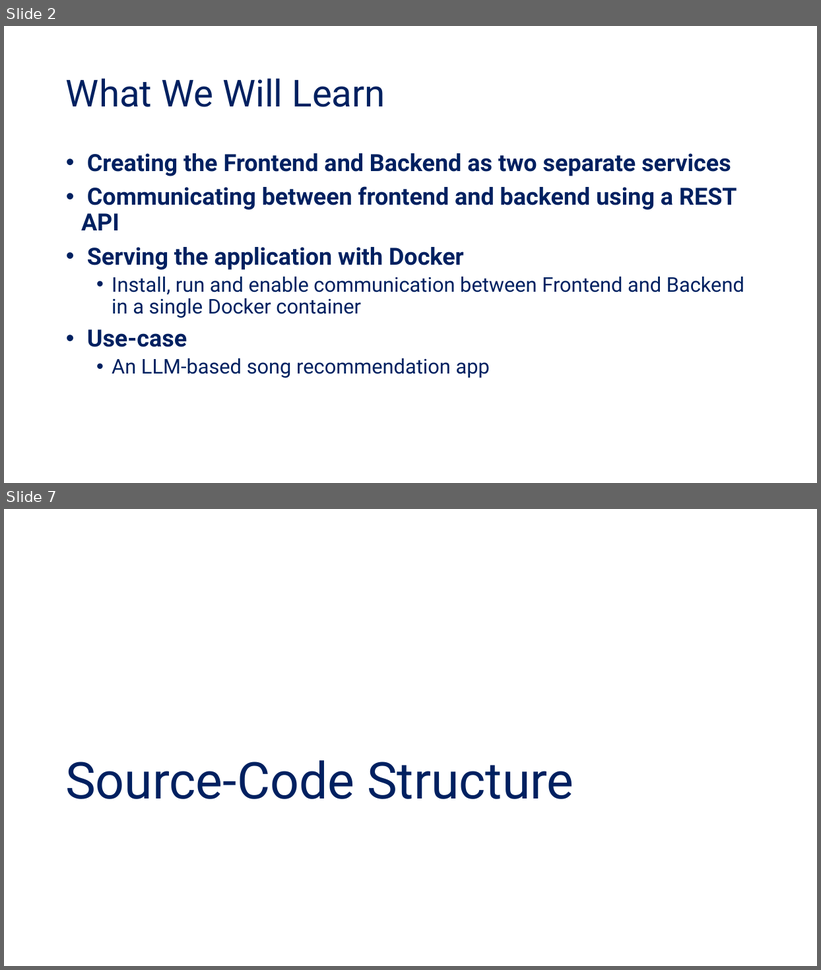
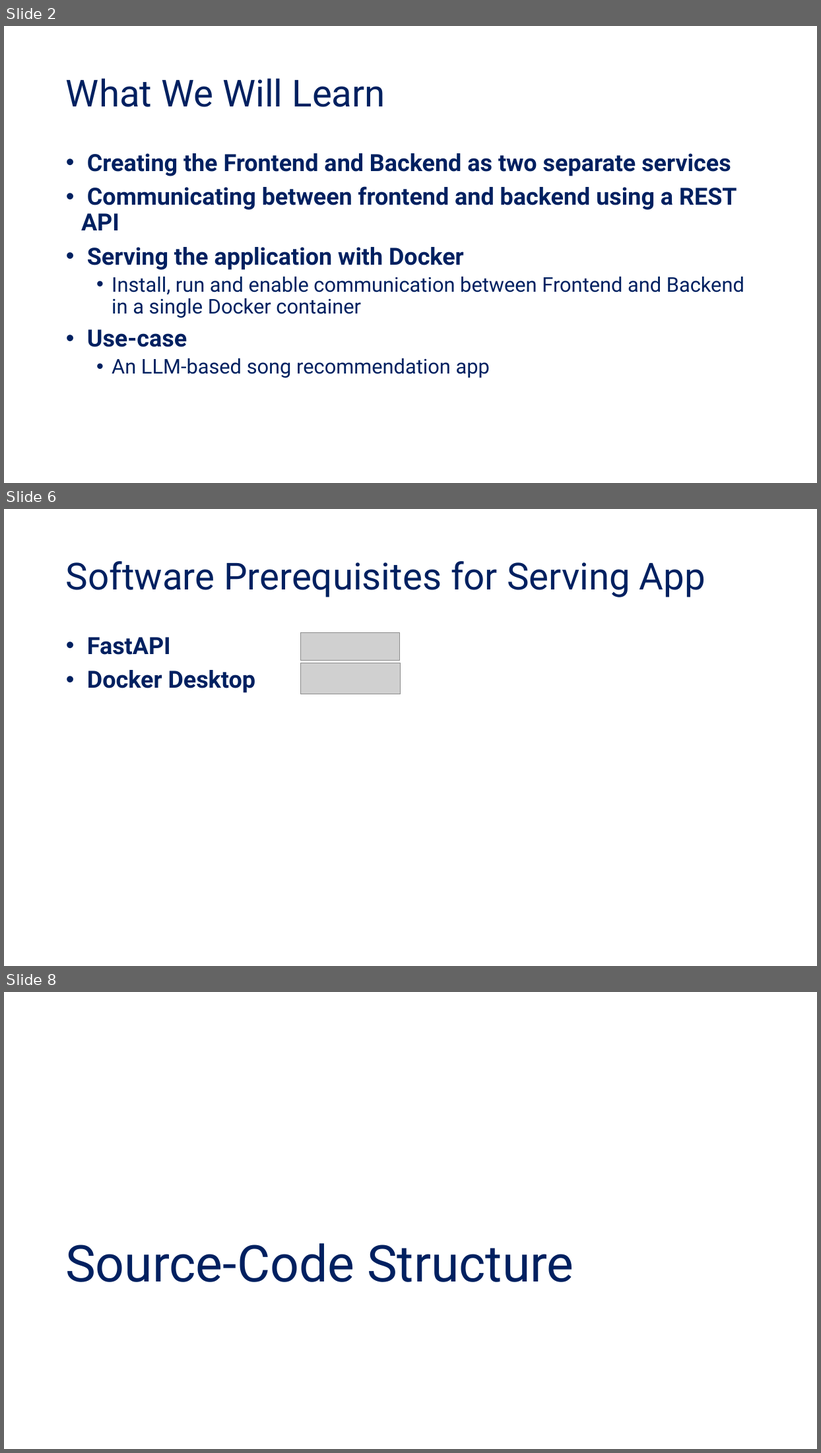
Before and after one commit to tanquangduong/transformer-pt, a slide deck: presentation/Transformer_Udemy/Udemy_P7_Serving LLM-based Web Applications.pptx. Shown one above the other, each under a label of ours: slides 2 and 7 before the commit, slides 2, 6 and 8 after it; the slides between them are not shown. The pictures are 821x970 and 821x1453 pixels, drawn with LibreOffice and Linux fonts; fonts in the diff are those of the drawing; grey boxes stand for pictures. Boxes give left, top, right and bottom in pixels: in the first picture for what was removed or moved away, otherwise in the second. Text is boxed around its words. In the diff, an @@ line names an element or a change of style, - is before the commit and + after.

```diff
--- a/presentation/Transformer_Udemy/Udemy_P7_Serving LLM-based Web Applications.pptx
+++ b/presentation/Transformer_Udemy/Udemy_P7_Serving LLM-based Web Applications.pptx
@@ slide 6 added at <box>4,509,817,966</box>, background #FFFFFF @@
@@ title added at <box>66,561,706,597</box>, 44 pt, text #002060 @@
+Software Prerequisites for Serving App
@@ text added at <box>87,637,255,693</box>, 28 pt, text #002060, bold @@
+• FastAPI
+• Docker Desktop
@@ picture added at <box>300,633,400,661</box> @@
@@ picture added at <box>300,663,401,694</box> @@
@@ what was slide 7 is now slide 8 @@
```
Also in this commit, not shown: 4 slides changed, 1 other file.
